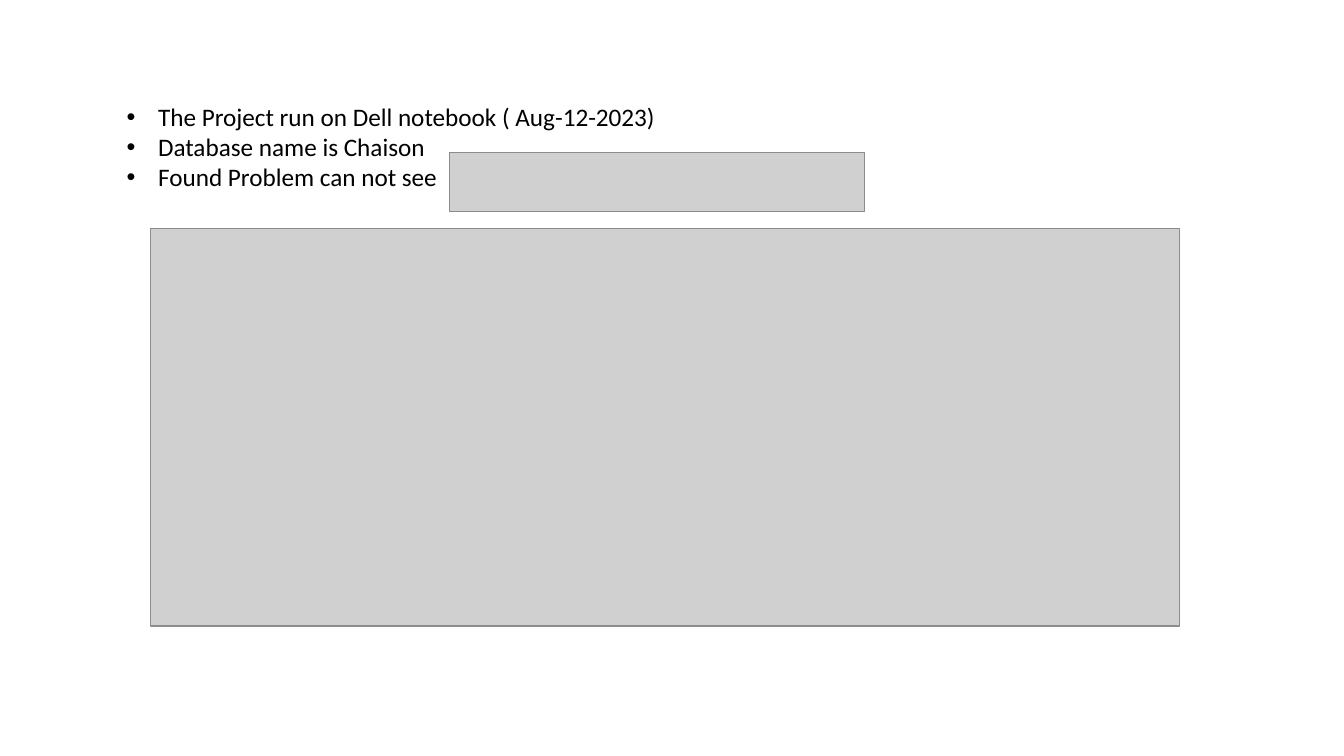
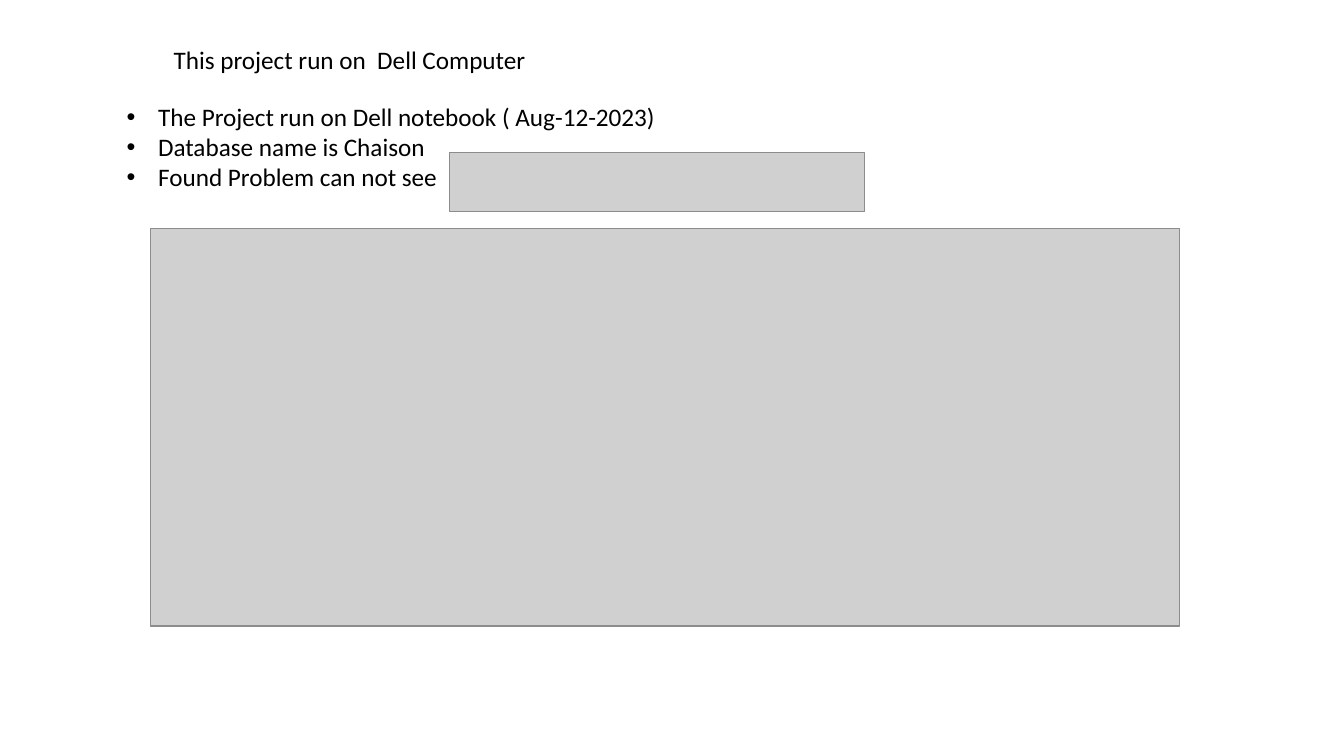
Before and after one commit to Witaya252525/Djanko_workshop, a slide deck: slide 1 of MEMO Djano Ecommerce.pptx. Drawn at 1344x756 pixels with LibreOffice and Linux fonts; fonts in the diff are those of the drawing; grey boxes stand for pictures. Boxes give left, top, right and bottom in pixels: in the first picture for what was removed or moved away, otherwise in the second. Text is boxed around its words. In the diff, an @@ line names an element or a change of style, - is before the commit and + after.

```diff
--- a/MEMO Djano Ecommerce.pptx
+++ b/MEMO Djano Ecommerce.pptx
@@ text added at [174,51,525,74], 18 pt, text #000000 @@
+This project run on Dell Computer
```
Also in this commit, not shown: 1 other slide changed, 1 slide added, 3 other files.
